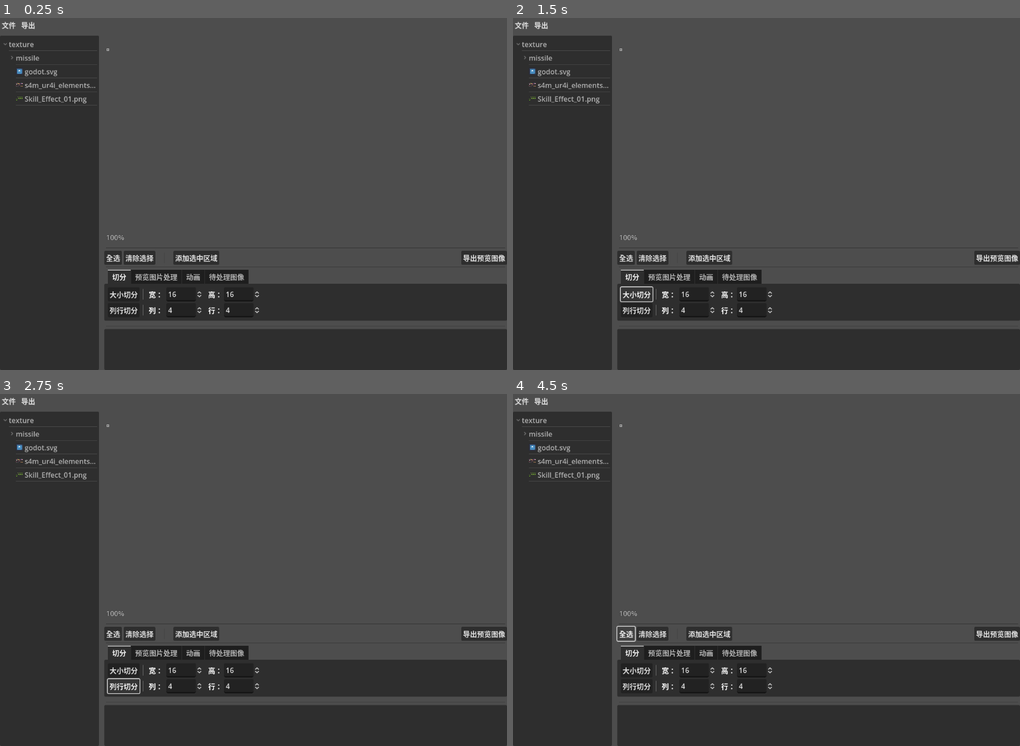
Above: before the commit, frames 1-4 (two rows, left to right).
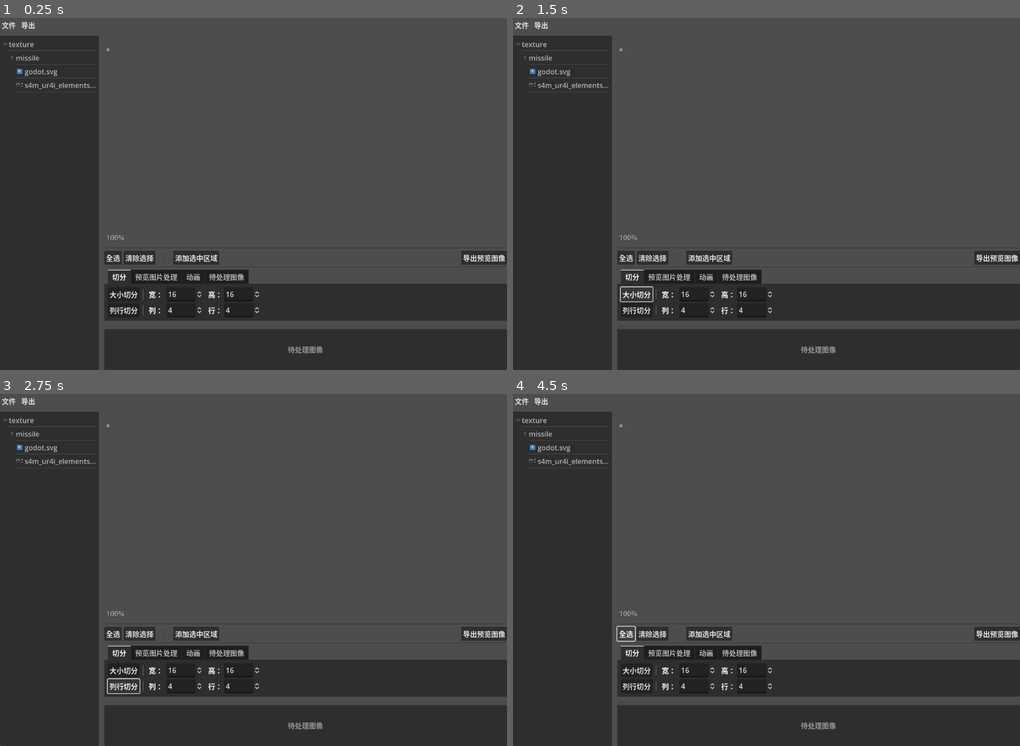
Above: after the commit, the same moments.

Repository: LaoDie1/godot-sprite-sheet
Game: Godot game, scene res://src/main/scene/generate_sprite_sheet.tscn
Two runs of this game, one before a commit and one after it. Both use one fixed random seed, a clock stepped at 60 frames per second and the inputs below.
Inputs:
- Up to frame 1 (0.25 s): no input
- Up to frame 2 (1.5 s): click "添加选中区域" at 0.5 s; click "大小切分" at 1.25 s
- Up to frame 3 (2.75 s): click "列行切分" at 2 s
- Up to frame 4 (4.5 s): click "文件" at 2.75 s; click "导出" at 3.5 s; click "全选" at 4.25 s

The runs differ from the first frame. In frame 1, 0.2% of the frame differs, in the area x 3-64%, y 22-96%; in frame 2, 0.2%; in frame 3, 0.2%; in frame 4, 0.2%.
Error before the commit: Cannot call method 'get_size' on a null value. (res://src/main/scene/generate_sprite_sheet.gd:161)

Commit message:
略微更新

Diff:
--- a/src/main/scene/component/animation_panel/anim_items.tscn
+++ b/src/main/scene/component/animation_panel/anim_items.tscn
@@ -110,9 +110,10 @@
 layout_mode = 2
 
 [node name="play" type="Button" parent="HBoxContainer"]
+custom_minimum_size = Vector2(40, 0)
 layout_mode = 2
-text = "播放"
 icon = SubResource("ImageTexture_67sht")
+icon_alignment = 1
 
 [node name="line2" type="MarginContainer" parent="HBoxContainer"]
 layout_mode = 2
@@ -126,11 +127,14 @@
 layout_mode = 2
 theme_override_styles/panel = SubResource("StyleBoxFlat_l4l04")
 
-[node name="loop_btn" type="CheckButton" parent="HBoxContainer"]
+[node name="loop_btn" type="Button" parent="HBoxContainer"]
 unique_name_in_owner = true
+custom_minimum_size = Vector2(32, 0)
 layout_mode = 2
-text = "循环"
+toggle_mode = true
+text = " "
 icon = SubResource("ImageTexture_bph3g")
+icon_alignment = 1
 
 [node name="Label" type="Label" parent="HBoxContainer"]
 layout_mode = 2
@@ -165,8 +169,8 @@
 
 [node name="remove" type="Button" parent="HBoxContainer"]
 layout_mode = 2
-text = "删除"
 icon = SubResource("ImageTexture_n858u")
+icon_alignment = 1
 
 [node name="ScrollContainer" type="ScrollContainer" parent="."]
 layout_mode = 2
--- a/src/main/scene/component/animation_panel/animation_panel.tscn
+++ b/src/main/scene/component/animation_panel/animation_panel.tscn
@@ -1,8 +1,8 @@
-[gd_scene load_steps=4 format=3]
+[gd_scene load_steps=4 format=3 uid="uid://c2sffk0iavffy"]
 
 [ext_resource type="Script" path="res://src/main/scene/component/animation_panel/animation_panel.gd" id="1_8u3ch"]
 
-[sub_resource type="Image" id="Image_pwrp4"]
+[sub_resource type="Image" id="Image_xu5ad"]
 data = {
 "data": PackedByteArray(255, 255, 255, 0, 255, 255, 255, 0, 255, 255, 255, 0, 255, 255, 255, 0, 255, 255, 255, 0, 255,  …(4713 unchanged characters)…
 "format": "RGBA8",
--- a/src/main/scene/component/pending/pending.gd
+++ b/src/main/scene/component/pending/pending.gd
@@ -24,6 +24,7 @@
 @onready var group_dialog = %group_dialog
 @onready var group_name_edit = %group_name_edit
 @onready var panel_popup_menu = %panel_popup_menu
+@onready var prompt_label = %prompt_label
 
 
 var _data_list : Array[Dictionary] = []
@@ -92,6 +93,7 @@
 	var texture_rect := ITEM_SCENE.instantiate() as ITEM_SCRIPT
 	texture_rect.custom_minimum_size = Vector2(64, 64)
 	item_container.add_child(texture_rect)
+	prompt_label.visible = false
 	data['node'] = texture_rect
 	data['selected'] = false
 
@@ -153,6 +155,9 @@
 			for node in data_list.map(func(data): return data['node']):
 				node.queue_free()
 
+			prompt_label.visible = item_container.get_child_count() == 0
+
+
 func _on_panel_popup_menu_index_pressed(index):
 	var menu_name = panel_popup_menu.get_item_text(index)
 	match menu_name:
--- a/src/main/scene/component/pending/pending.tscn
+++ b/src/main/scene/component/pending/pending.tscn
@@ -43,6 +43,14 @@
 [node name="panel_popup_menu" type="PopupMenu" parent="."]
 unique_name_in_owner = true
 
+[node name="prompt_label" type="Label" parent="."]
+unique_name_in_owner = true
+modulate = Color(1, 1, 1, 0.498039)
+layout_mode = 2
+text = "待处理图像"
+horizontal_alignment = 1
+vertical_alignment = 1
+
 [connection signal="gui_input" from="." to="." method="_on_gui_input"]
 [connection signal="confirmed" from="group_dialog" to="." method="_on_group_dialog_confirmed"]
 [connection signal="index_pressed" from="item_popup_menu" to="." method="_on_popup_menu_index_pressed"]
--- a/src/main/scene/component/pending_handle/pending_handle.tscn
+++ b/src/main/scene/component/pending_handle/pending_handle.tscn
@@ -243,6 +243,14 @@
 [node name="Control3" type="Control" parent="GridContainer/HBoxContainer/GridContainer"]
 layout_mode = 2
 
+[node name="Control" type="Control" parent="GridContainer"]
+custom_minimum_size = Vector2(0, 2)
+layout_mode = 2
+
+[node name="Control2" type="Control" parent="GridContainer"]
+custom_minimum_size = Vector2(0, 2)
+layout_mode = 2
+
 [node name="resize_select" type="Button" parent="GridContainer"]
 layout_mode = 2
 text = "修改选中图像大小"
--- a/src/main/scene/generate_sprite_sheet.gd
+++ b/src/main/scene/generate_sprite_sheet.gd
@@ -137,6 +137,10 @@
 
 
 func _on_resize_pressed():
+	if not preview_container.has_texture():
+		printerr("[ GenerateSpriteSheet ] 没有预览图片")
+		return
+
 	# 重设大小
 	var texture_size = Vector2i(texture_width.value, texture_height.value)
 	var texture = preview_container.get_texture()
@@ -147,6 +151,10 @@
 
 
 func _on_scale_pressed():
+	if not preview_container.has_texture():
+		printerr("[ GenerateSpriteSheet ] 没有预览图片")
+		return
+
 	# 缩放
 	var texture_scale = Vector2(texture_scale_x.value, texture_scale_y.value)
 	var texture = preview_container.get_texture()
@@ -157,6 +165,10 @@
 
 
 func _on_split_column_row_pressed():
+	if not preview_container.has_texture():
+		printerr("[ GenerateSpriteSheet ] 没有预览图片")
+		return
+
 	var column_row = Vector2i( split_column.value, split_row.value )
 	var texture_size = Vector2i(preview_container.get_texture().get_size())
 	var cell_size = texture_size / column_row
@@ -164,6 +176,10 @@
 
 
 func _on_split_size_pressed():
+	if not preview_container.has_texture():
+		printerr("[ GenerateSpriteSheet ] 没有预览图片")
+		return
+
 	preview_container.split(Vector2i( split_width.value, split_height.value ))
 
 
@@ -259,6 +275,7 @@
 	# 重置待处理区图片大小
 	for data in pending.get_selected_data_list():
 		var texture = data['texture'] as Texture2D
-		var node = data['node'] as Control
-		data['texture'] = GenerateSpriteSheetUtil.resize_texture(texture, new_size)
-		node.set_data(data)
+		if Vector2i(texture.get_size()) != new_size:
+			var node = data['node'] as Control
+			data['texture'] = GenerateSpriteSheetUtil.resize_texture(texture, new_size)
+			node.set_data(data)
Binary file removed: src/main/assets/texture/Skill_Effect_01.png
Not shown, removed: src/main/assets/texture/Skill_Effect_01.png.import
Not shown: 1 places in src/main/scene/component/animation_panel/animation_panel.tscn that only renumber resources
Not shown: 1 places in src/main/scene/generate_sprite_sheet.tscn that only renumber resources
